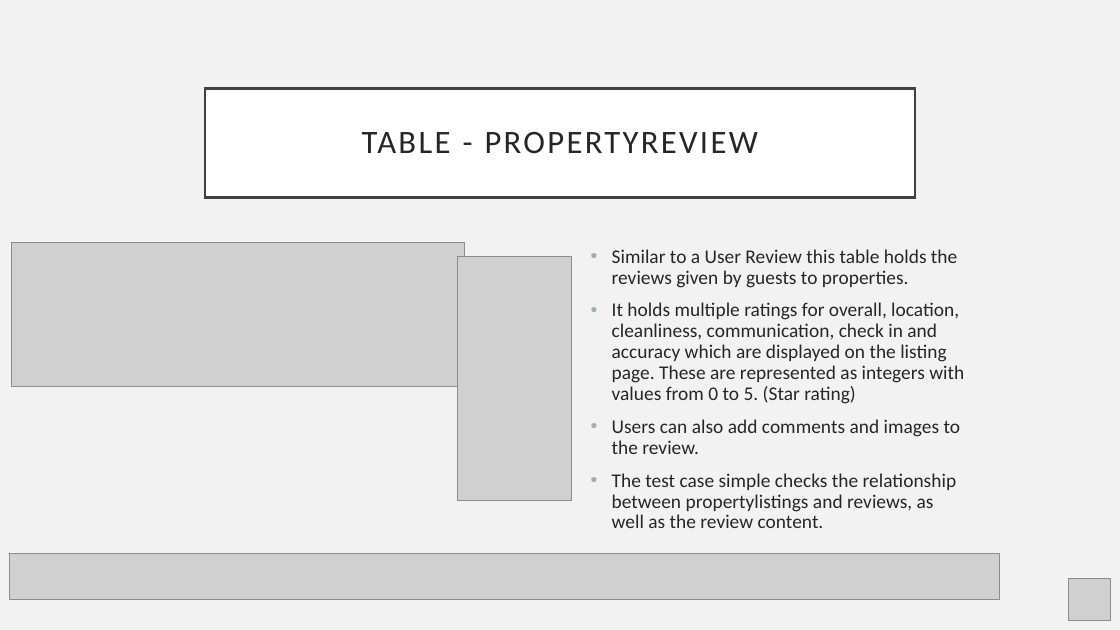
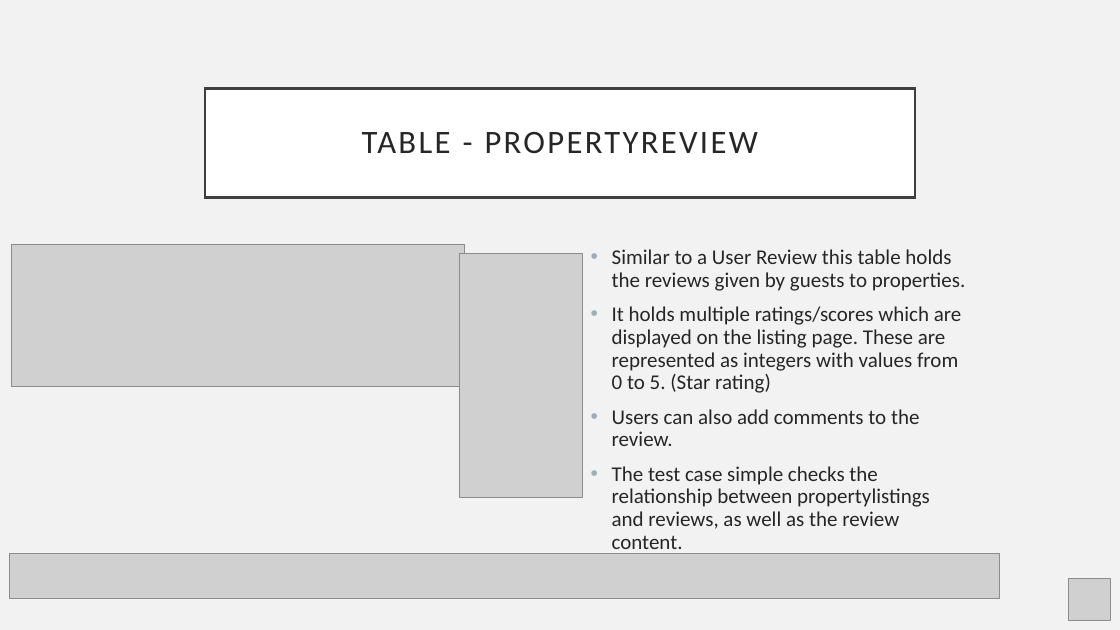
Before and after one commit to LeftEmpty/AirBnB_DBMS_Imitation, a slide deck: slide 21 of phase_2/phase_2_db_presentation.pptx. Drawn at 1120x630 pixels with LibreOffice and Linux fonts; fonts in the diff are those of the drawing; grey boxes stand for pictures. Boxes give left, top, right and bottom in pixels: in the first picture for what was removed or moved away, otherwise in the second. Text is boxed around its words. In the diff, an @@ line names an element or a change of style, - is before the commit and + after.

```diff
--- a/phase_2/phase_2_db_presentation.pptx
+++ b/phase_2/phase_2_db_presentation.pptx
@@ picture: place and size @@
-picture at box(458, 256, 571, 501)
+picture at box(460, 254, 582, 498)
@@ text at box(612, 249, 965, 554): size 16.6 to 18 pt in "Similar to a User Review this table ...", "The test case simple checks the relationship ..." @@
@@ text at box(612, 306, 962, 446): text changed; size 16.6 to 18 pt @@
-• It holds multiple ratings for overall, location, cleanliness, communication, check in and accuracy which are displayed on the listing page. These are represented as integers with values from 0 to 5. (Star rating)
-• Users can also add comments and images to the review.
+• It holds multiple ratings/scores which are displayed on the listing page. These are represented as integers with values from 0 to 5. (Star rating)
+• Users can also add comments to the review.
```
Also in this commit, not shown: 5 other slides changed, 15 other files.
